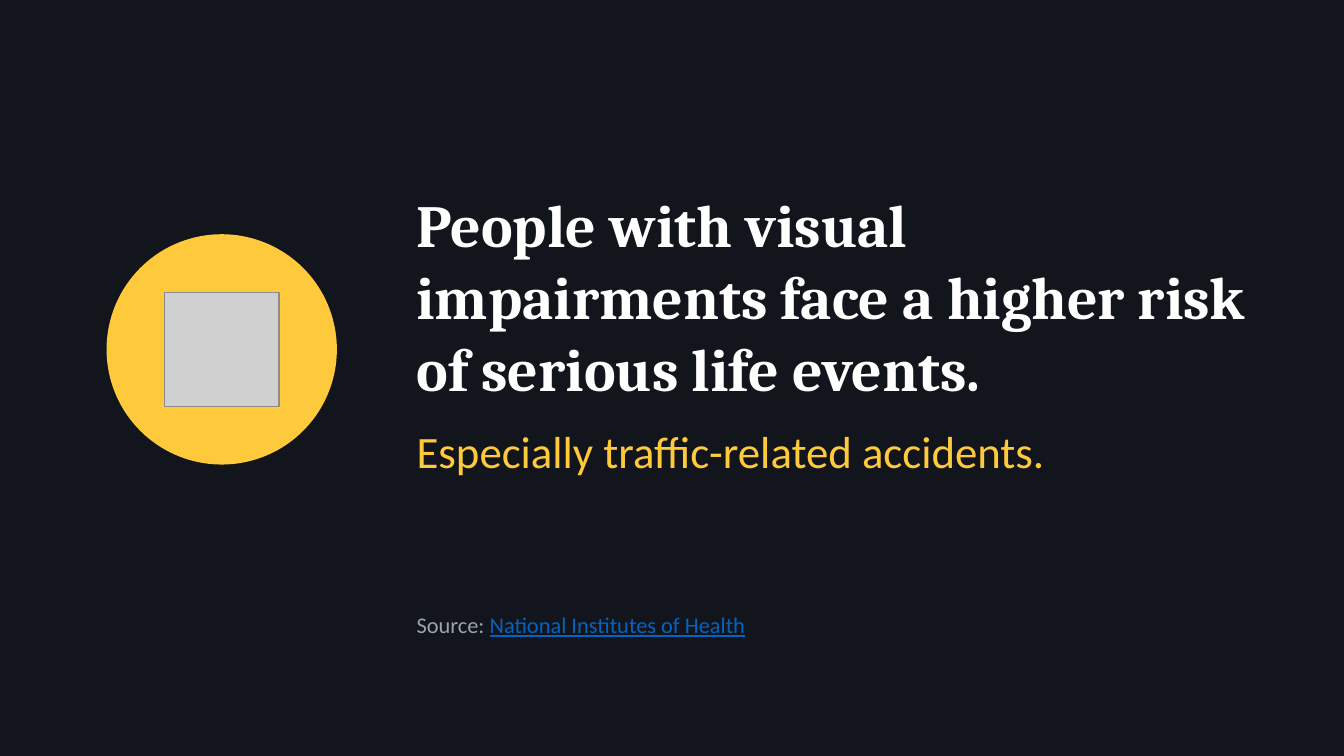
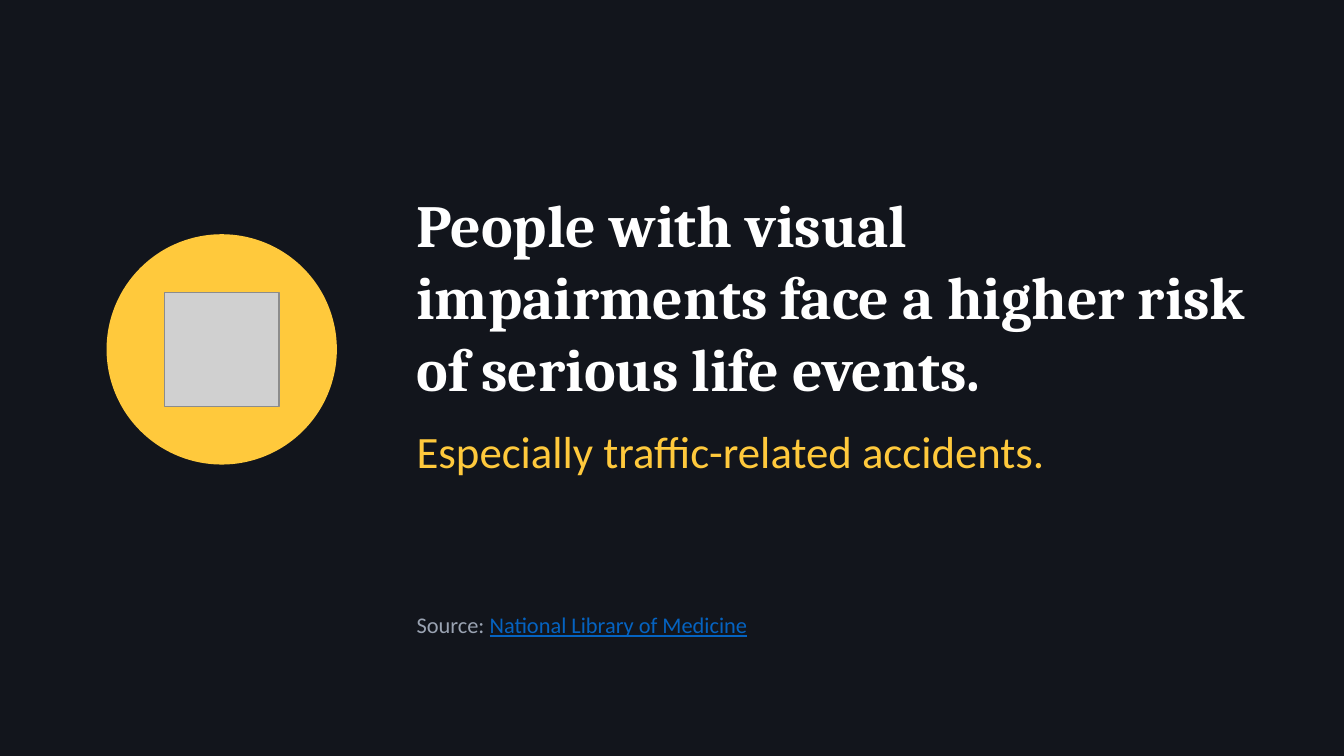
Before and after one commit to tanmaykatke21/iCane_HopHacks_2026, a slide deck: slide 3 of icane-pitch/iCane Pitch Draft.pptx. Drawn at 1344x756 pixels with LibreOffice and Linux fonts; fonts in the diff are those of the drawing; grey boxes stand for pictures. Boxes give left, top, right and bottom in pixels: in the first picture for what was removed or moved away, otherwise in the second. Text is boxed around its words. In the diff, an @@ line names an element or a change of style, - is before the commit and + after.

```diff
--- a/icane-pitch/iCane Pitch Draft.pptx
+++ b/icane-pitch/iCane Pitch Draft.pptx
@@ text at [417, 617, 747, 637]: text changed @@
-Source: National Institutes of Health
+Source: National Library of Medicine
```
Also in this commit, not shown: 6 other slides changed, 2 other files.
